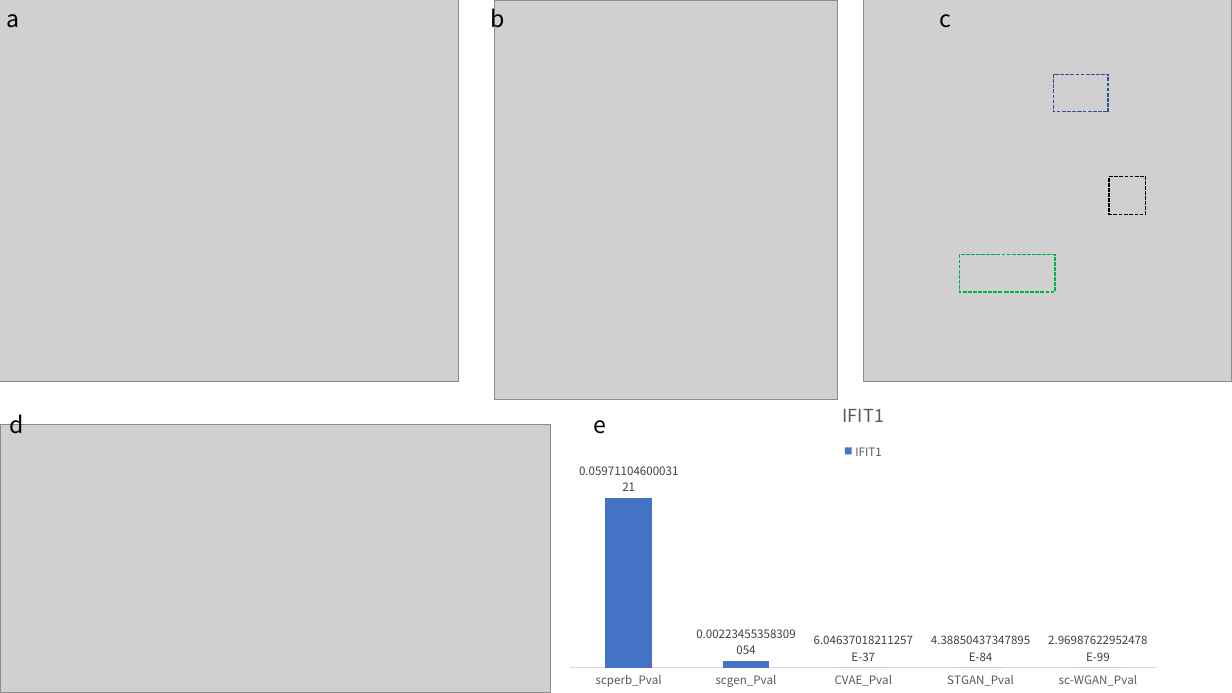
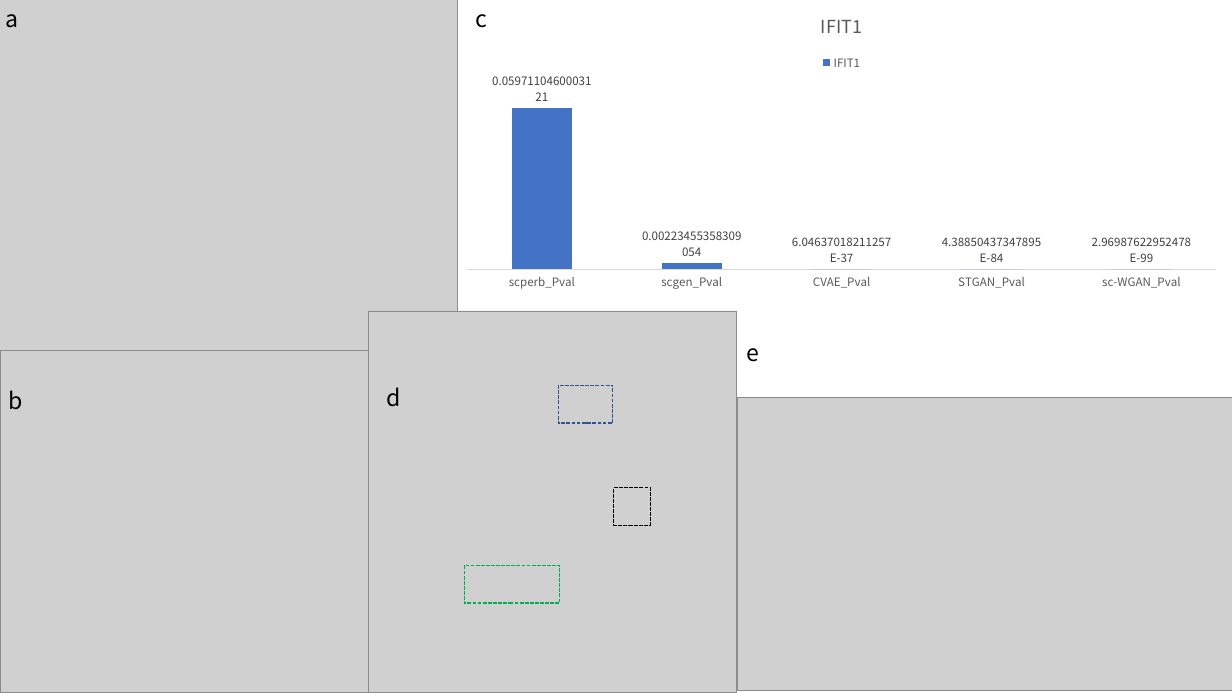
Before and after one commit to tongtongtot/scperb-tutorial, a slide deck: slide 4 of paper/scperb_draft3.pptx. Drawn at 1232x693 pixels with LibreOffice and Linux fonts; fonts in the diff are those of the drawing; grey boxes stand for pictures. Boxes give left, top, right and bottom in pixels: in the first picture for what was removed or moved away, otherwise in the second. Text is boxed around its words. In the diff, an @@ line names an element or a change of style, - is before the commit and + after.

```diff
--- a/paper/scperb_draft3.pptx
+++ b/paper/scperb_draft3.pptx
@@ column chart: place and size @@
-column chart at [558, 384, 1169, 693]
+column chart at [451, 0, 1232, 296]
@@ text "c": place and size @@
-text "c" at [939, 14, 951, 28]
+text "c" at [475, 14, 487, 28]
@@ picture removed at [494, 0, 838, 400] @@
@@ picture at [0, 350, 368, 693]: rotation 0 to 90 degrees @@
@@ text "e": place and size @@
-text "e" at [594, 420, 607, 434]
+text "e" at [747, 348, 760, 362]
@@ text "b" rewrapped from [491, 4, 505, 33] to [9, 390, 23, 410] @@
@@ text "d" rewrapped from [9, 409, 23, 434] to [386, 387, 400, 407] @@
@@ picture added at [738, 397, 1232, 690] @@
@@ 3 rectangles, 1 picture: place and size @@
-3 rectangles, 1 picture at [863, 0, 1232, 382]
+3 rectangles, 1 picture at [368, 311, 737, 693]
```
Also in this commit, not shown: 4 other slides changed, 8 other files.
